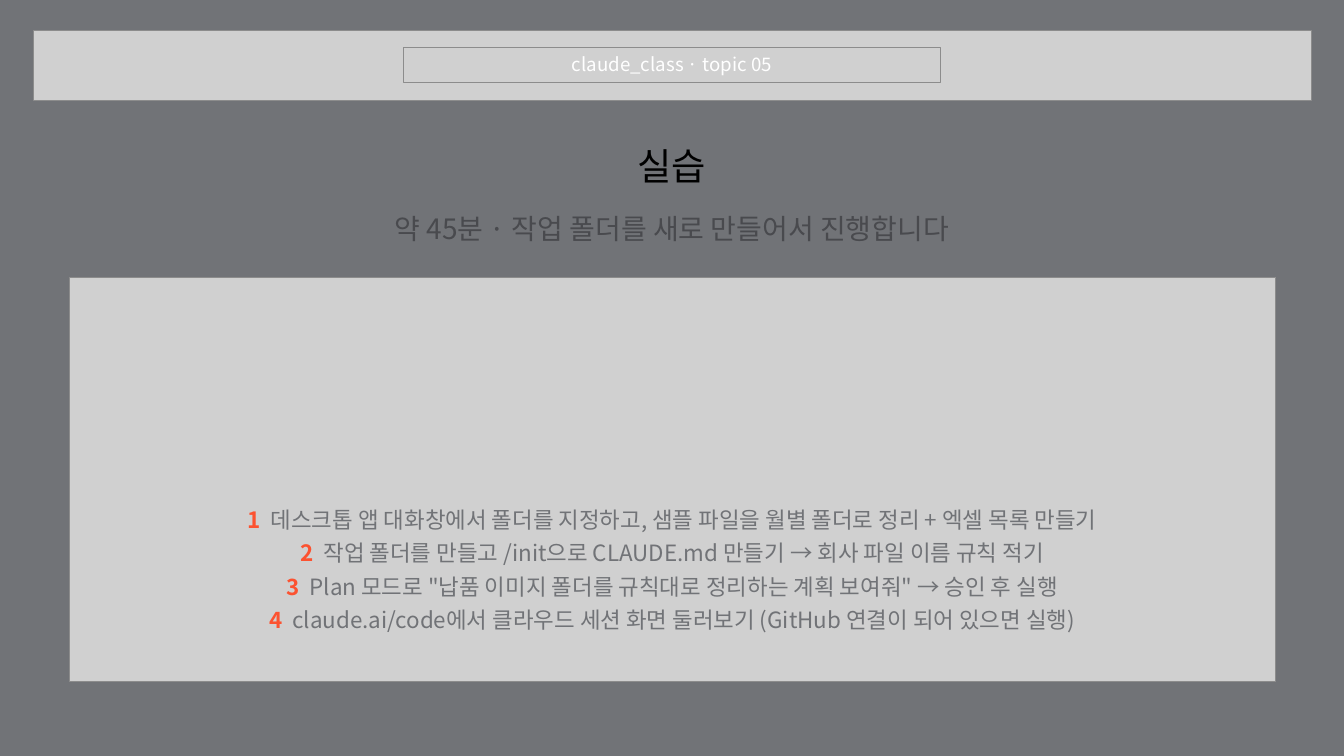
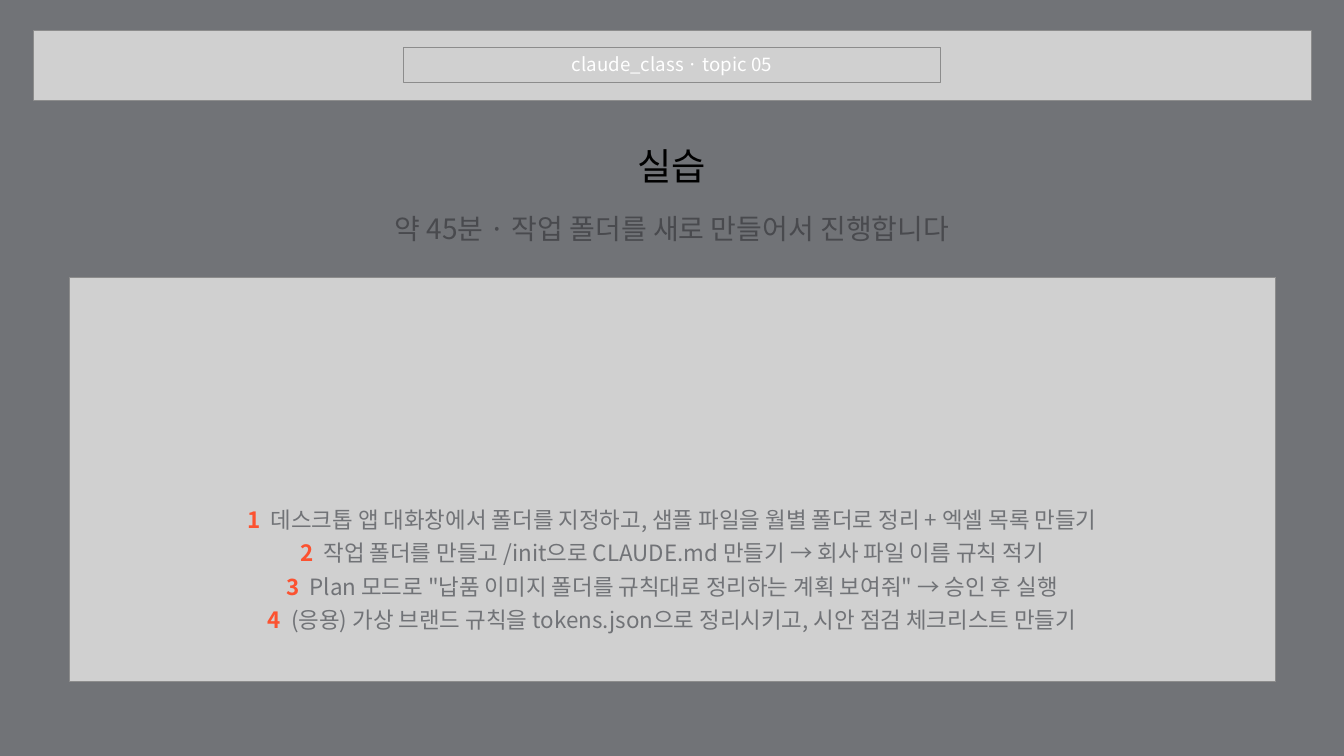
Before and after one commit to pa3757/claude_lecture, a slide deck: slide 20 of slides/05_Claude_Code.pptx (slide 14 before the commit). Drawn at 1344x756 pixels with LibreOffice and Linux fonts; fonts in the diff are those of the drawing; grey boxes stand for pictures; background and template pictures are left out. Boxes give left, top, right and bottom in pixels: in the first picture for what was removed or moved away, otherwise in the second. Text is boxed around its words. In the diff, an @@ line names an element or a change of style, - is before the commit and + after.

```diff
--- a/slides/05_Claude_Code.pptx
+++ b/slides/05_Claude_Code.pptx
@@ text at (268, 609, 1076, 633): text changed @@
-4 claude.ai/code에서 클라우드 세션 화면 둘러보기 (GitHub 연결이 되어 있으면 실행)
+4 (응용) 가상 브랜드 규칙을 tokens.json으로 정리시키고, 시안 점검 체크리스트 만들기
```
Also in this commit, not shown: 3 other slides changed, 6 slides added, 36 other files.
